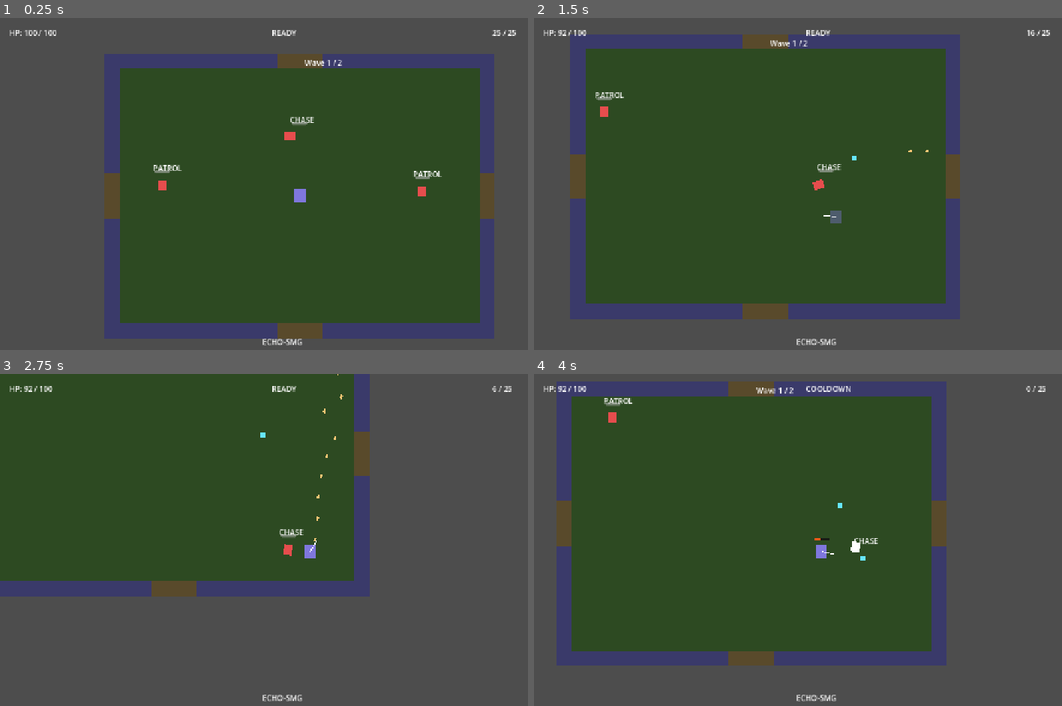
Above: before the commit, frames 1-4 (two rows, left to right).
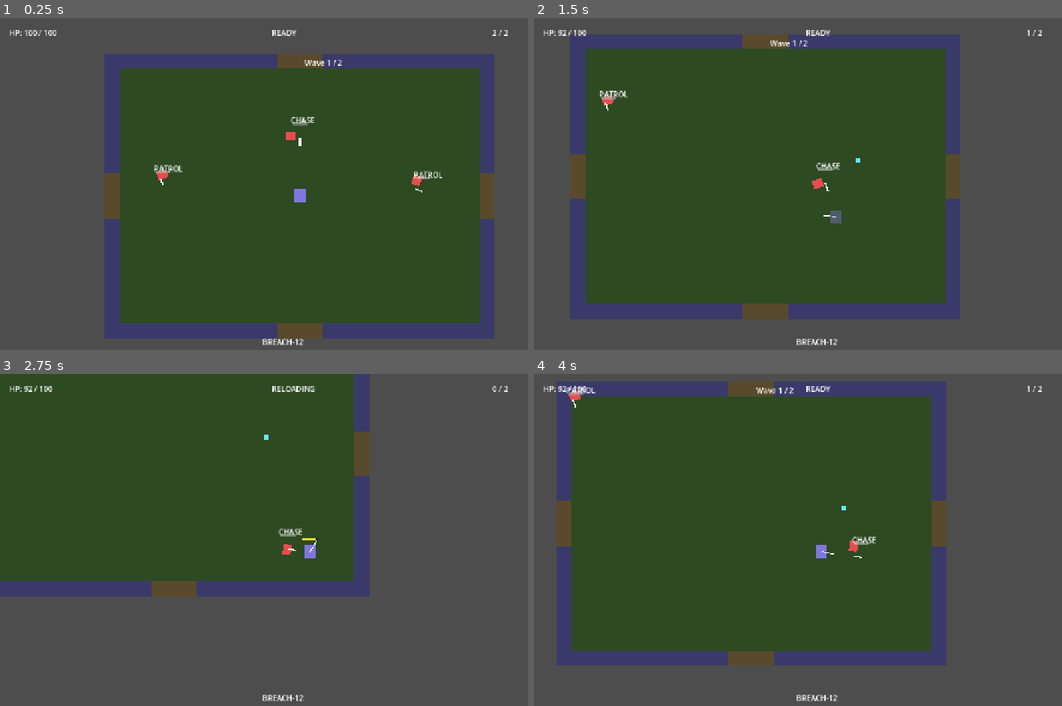
Above: after the commit, the same moments.

Repository: phanthakandt/b-bang
Game: Godot game, scene res://scenes/test_room.tscn
Two runs of this game, one before a commit and one after it. Both use one fixed random seed, a clock stepped at 60 frames per second and the inputs below.
Inputs (mouse positions are in pixels of both pictures, inside the frame that each line leads up to):
- Up to frame 1 (0.25 s): no input
- Up to frame 2 (1.5 s): move the mouse to (966, 170) at 0.52 s; press the mouse at (966, 170) at 0.53 s; hold D (move_right) 0.53-1.28 s; move the mouse to (713, 203) at 1.27 s; release the mouse at (713, 203) at 1.28 s; hold S (move_down) from 1.28 s (still down); tap Shift (dash) at 1.35 s
- Up to frame 3 (2.75 s): click (179, 559) at 1.55 s; move the mouse to (359, 466) at 2.02 s; release S (move_down) at 2.03 s; press the mouse at (359, 466) at 2.03 s; hold D (move_right) from 2.03 s (still down)
- Up to frame 4 (4 s): move the mouse to (803, 609) at 2.77 s; release D (move_right) at 2.78 s; release the mouse at (803, 609) at 2.78 s; hold W (move_up) 2.78-3.53 s; click (803, 609) at 2.85 s; move the mouse to (1014, 593) at 3.52 s; press the mouse at (1014, 593) at 3.53 s; hold A (move_left) from 3.53 s (still down); tap Shift (dash) at 3.6 s

The runs differ from the first frame. In frame 1, 0.6% of the frame differs, in the area x 29-98%, y 3-99%; in frame 2, 0.5%; in frame 3, 0.4%; in frame 4, 0.7%, in the area x 6-97%, y 3-99%.

Commit message:
แก้บัก physics-flush, room transition, enemy patrol/kiting ติดกำแพง
- defer การแก้ collision state ที่เรียกจาก physics callback (xp orb, door unlock, room loader)
- แก้กระสุนชนกันเอง, ลำดับการวาด player/room, กระสุนหายเมื่อชน xp orb
- แยกกลุ่มกระสุนผู้เล่น/ศัตรู กันศัตรูยิงโดนตัวเอง
- เพิ่ม FacingMarker และแก้ PATROL/Gunner kiting ไม่ให้เดินติดกำแพง
- อัปเดต CLAUDE.md บันทึก design decisions ที่เกี่ยวข้อง

Co-Authored-By: Claude Sonnet 4.6 <noreply@anthropic.com>

Diff:
--- a/scenes/enemies/enemy_base.gd
+++ b/scenes/enemies/enemy_base.gd
@@ -22,11 +22,15 @@
 var stun_timer: float = 0.0
 var patrol_target: Vector2
 var patrol_timer: float = 0.0
+## Set externally by whoever spawns this enemy (RoomBase.spawn_wave) to the room's
+## floor rect — zero Rect2 (the default) means "unbounded", no clamping applied.
+var patrol_bounds: Rect2 = Rect2()
 
 var _base_move_speed: float = 0.0
 var _slow_timer: float = 0.0
 
 @onready var body_rect: ColorRect = $BodyRect
+@onready var facing_marker: Line2D = $FacingMarker
 @onready var collision_shape: CollisionShape2D = $CollisionShape2D
 @onready var hurtbox: Area2D = $HurtBox
 @onready var hurtbox_shape: CollisionShape2D = $HurtBox/CollisionShape2D
@@ -100,12 +104,53 @@
 func _state_patrol(delta: float) -> void:
 	patrol_timer -= delta
 	var to_target := patrol_target - global_position
-	if to_target.length() < 4.0 or patrol_timer <= 0.0:
-		patrol_target = global_position + Vector2(randf_range(-100.0, 100.0), randf_range(-100.0, 100.0))
-		patrol_timer = randf_range(2.0, 4.0)
+	# get_slide_collision_count() reflects last physics frame's move_and_slide() —
+	# this is what actually catches "walked into a wall", regardless of why the
+	# target was unreachable (random reroll alone could still pick another bad spot).
+	if get_slide_collision_count() > 0:
+		_reverse_patrol_direction()
+		velocity = Vector2.ZERO
+	elif to_target.length() < 4.0 or patrol_timer <= 0.0:
+		_pick_patrol_target()
 		velocity = Vector2.ZERO
 	else:
-		velocity = to_target.normalized() * move_speed * 0.5
+		nav_agent.target_position = patrol_target
+		var next_pos: Vector2 = nav_agent.get_next_path_position()
+		velocity = (next_pos - global_position).normalized() * move_speed * 0.5
+		if velocity != Vector2.ZERO:
+			_face(velocity.angle())
+
+## Keeps BodyRect and FacingMarker rotated together so the white line always
+## points the direction the enemy is actually facing/moving.
+func _face(angle: float) -> void:
+	body_rect.rotation = angle
+	facing_marker.rotation = angle
+
+## A raw random offset can land outside the room (behind a wall) — clamp against the
+## room's floor rect (set by RoomBase.spawn_wave on spawn), inset by half the enemy's
+## own body so it doesn't end up pressed against the wall.
+func _pick_patrol_target() -> void:
+	var raw_target := global_position + Vector2(randf_range(-100.0, 100.0), randf_range(-100.0, 100.0))
+	patrol_target = _clamp_to_patrol_bounds(raw_target)
+	patrol_timer = randf_range(2.0, 4.0)
+
+## Reversing the *intended* heading (patrol_target - global_position) isn't reliable
+## near corners/glancing approaches — it can still point back into the same wall. Use
+## the actual collision normal Godot just computed (perpendicular, away from the
+## surface) instead — that's always correct regardless of approach angle.
+func _reverse_patrol_direction() -> void:
+	var away_dir := get_slide_collision(0).get_normal()
+	patrol_target = _clamp_to_patrol_bounds(global_position + away_dir * 100.0)
+	patrol_timer = randf_range(2.0, 4.0)
+
+func _clamp_to_patrol_bounds(point: Vector2) -> Vector2:
+	if patrol_bounds.size == Vector2.ZERO:
+		return point
+	var margin: float = maxf(body_size.x, body_size.y) * 0.5
+	return Vector2(
+		clampf(point.x, patrol_bounds.position.x + margin, patrol_bounds.end.x - margin),
+		clampf(point.y, patrol_bounds.position.y + margin, patrol_bounds.end.y - margin)
+	)
 
 func _state_chase(delta: float) -> void:
 	if player_ref == null:
@@ -116,7 +161,7 @@
 	var next_pos: Vector2 = nav_agent.get_next_path_position()
 	velocity = (next_pos - global_position).normalized() * move_speed
 	if velocity != Vector2.ZERO:
-		body_rect.rotation = velocity.angle()
+		_face(velocity.angle())
 
 	var dist := global_position.distance_to(player_ref.global_position)
 	if dist <= attack_radius:
@@ -131,7 +176,7 @@
 		state = EnemyState.PATROL
 		return
 
-	body_rect.rotation = (player_ref.global_position - global_position).angle()
+	_face((player_ref.global_position - global_position).angle())
 
 	attack_timer -= delta
 	if attack_timer <= 0.0:
@@ -201,7 +246,7 @@
 	vis.position = Vector2(-5, -5)
 	orb.add_child(vis)
 
-	get_tree().current_scene.add_child(orb)
+	get_tree().current_scene.add_child.call_deferred(orb)
 	orb.body_entered.connect(func(body: Node) -> void:
 		if body.is_in_group("player"):
 			orb.queue_free()
@@ -224,8 +269,10 @@
 ## HurtBox is the only thing bullets damage — the body's CollisionShape2D sits on
 ## collision_layer 4 (not bullets' default mask 1) so body_entered can't also fire
 ## and apply damage a second time for the same hit.
+## Checks "player_bullet" specifically (not the broader "bullet" group, which
+## enemy_bullet.gd also belongs to) so enemies don't hit themselves with their own shots.
 func _on_hurt(area: Area2D) -> void:
-	if not area.is_in_group("bullet"):
+	if not area.is_in_group("player_bullet"):
 		return
 	var dmg: float = area.damage if "damage" in area else 0.0
 	take_damage(dmg)
--- a/scenes/enemies/enemy_base.tscn
+++ b/scenes/enemies/enemy_base.tscn
@@ -28,6 +28,11 @@
 offset_right = 12.0
 offset_bottom = 14.0
 color = Color(0.88, 0.29, 0.29, 1)
+
+[node name="FacingMarker" type="Line2D" parent="."]
+points = PackedVector2Array(0, 0, 18, 0)
+width = 3.0
+default_color = Color(1, 1, 1, 1)
 
 [node name="HurtBox" type="Area2D" parent="."]
 collision_layer = 1
--- a/scenes/enemies/gunner.gd
+++ b/scenes/enemies/gunner.gd
@@ -29,14 +29,17 @@
 		nav_agent.target_position = player_ref.global_position
 		var next_pos: Vector2 = nav_agent.get_next_path_position()
 		velocity = (next_pos - global_position).normalized() * move_speed
-	elif dist < preferred_distance:
+	# get_slide_collision_count() reflects last physics frame's move_and_slide() — if
+	# retreating is blocked by a wall, dist never grows past preferred_distance, so
+	# the un-gated version below would push into the wall forever. Stand and shoot instead.
+	elif dist < preferred_distance and get_slide_collision_count() == 0:
 		velocity = (global_position - player_ref.global_position).normalized() * move_speed
 	else:
 		velocity = Vector2.ZERO
 		state = EnemyState.ATTACK
 
 	if velocity != Vector2.ZERO:
-		body_rect.rotation = (player_ref.global_position - global_position).angle()
+		_face((player_ref.global_position - global_position).angle())
 
 	if dist > detection_radius:
 		state = EnemyState.PATROL
--- a/scenes/rooms/door.gd
+++ b/scenes/rooms/door.gd
@@ -35,7 +35,7 @@
 
 func unlock() -> void:
 	is_locked = false
-	block_collision.disabled = true
+	block_collision.set_deferred("disabled", true)
 	door_visual.color = Color(0.16, 0.54, 0.29)
 
 func _on_transition_trigger_body_entered(body: Node) -> void:
--- a/scenes/rooms/room_base.gd
+++ b/scenes/rooms/room_base.gd
@@ -5,6 +5,9 @@
 const NS_GAP: Vector2 = Vector2(96.0, WALL_T)
 const EW_GAP: Vector2 = Vector2(WALL_T, 96.0)
 const ROOM_CENTER: Vector2 = Vector2(416.0, 304.0)
+# Matches the floor's NavigationPolygon rect in room_base.tscn (32,32)-(800,576) —
+# passed to spawned enemies so their PATROL wander target stays inside the room.
+const FLOOR_BOUNDS: Rect2 = Rect2(Vector2(32.0, 32.0), Vector2(768.0, 544.0))
 
 @export var room_type: String = "combat"
 @export var enemy_scenes: Array[PackedScene] = []
@@ -52,6 +55,7 @@
 			var enemy: EnemyBase = scene.instantiate()
 			enemies_node.add_child(enemy)
 			enemy.global_position = points[i].global_position
+			enemy.patrol_bounds = FLOOR_BOUNDS
 			active_enemies += 1
 
 	room_label.text = "Wave %d / %d" % [current_wave, wave_count]
--- a/scenes/rooms/room_base.tscn
+++ b/scenes/rooms/room_base.tscn
@@ -1,7 +1,12 @@
-[gd_scene load_steps=6 format=3 uid="uid://bbang_room_base_v1"]
+[gd_scene format=3 uid="uid://f4r2dg3v5420"]
 
-[ext_resource type="Script" path="res://scenes/rooms/room_base.gd" id="1_room"]
-[ext_resource type="PackedScene" uid="uid://bbang_door_v1" path="res://scenes/rooms/door.tscn" id="2_door"]
+[ext_resource type="Script" uid="uid://dbn6vyp5kac8m" path="res://scenes/rooms/room_base.gd" id="1_room"]
+[ext_resource type="PackedScene" path="res://scenes/rooms/door.tscn" id="2_door"]
+
+[sub_resource type="NavigationPolygon" id="NavigationPolygon_floor"]
+vertices = PackedVector2Array(32, 32, 800, 32, 800, 576, 32, 576)
+polygons = Array[PackedInt32Array]([PackedInt32Array(0, 1, 2, 3)])
+outlines = Array[PackedVector2Array]([PackedVector2Array(32, 32, 800, 32, 800, 576, 32, 576)])
 
 [sub_resource type="RectangleShape2D" id="RectangleShape2D_h"]
 size = Vector2(368, 32)
@@ -9,174 +14,166 @@
 [sub_resource type="RectangleShape2D" id="RectangleShape2D_v"]
 size = Vector2(32, 256)
 
-[sub_resource type="NavigationPolygon" id="NavigationPolygon_floor"]
-vertices = PackedVector2Array(32, 32, 800, 32, 800, 576, 32, 576)
-polygons = Array[PackedInt32Array]([PackedInt32Array(0, 1, 2, 3)])
-outlines = Array[PackedVector2Array]([PackedVector2Array(32, 32, 800, 32, 800, 576, 32, 576)])
-
-[node name="RoomBase" type="Node2D"]
+[node name="RoomBase" type="Node2D" unique_id=1308814953]
 script = ExtResource("1_room")
 
-[node name="Floor" type="ColorRect" parent="."]
+[node name="Floor" type="ColorRect" parent="." unique_id=1164879724]
 offset_left = 32.0
 offset_top = 32.0
 offset_right = 800.0
 offset_bottom = 576.0
-color = Color(0.176, 0.290, 0.133, 1)
+color = Color(0.176, 0.29, 0.133, 1)
 
-[node name="NavigationRegion2D" type="NavigationRegion2D" parent="."]
+[node name="NavigationRegion2D" type="NavigationRegion2D" parent="." unique_id=325011670]
 navigation_polygon = SubResource("NavigationPolygon_floor")
 
-[node name="Walls" type="Node2D" parent="."]
+[node name="Walls" type="Node2D" parent="." unique_id=1494027633]
 
-[node name="Top_Left" type="StaticBody2D" parent="Walls"]
-position = Vector2(0, 0)
+[node name="Top_Left" type="StaticBody2D" parent="Walls" unique_id=525546159]
 
-[node name="CollisionShape2D" type="CollisionShape2D" parent="Walls/Top_Left"]
+[node name="CollisionShape2D" type="CollisionShape2D" parent="Walls/Top_Left" unique_id=160943855]
 position = Vector2(184, 16)
 shape = SubResource("RectangleShape2D_h")
 
-[node name="ColorRect" type="ColorRect" parent="Walls/Top_Left"]
+[node name="ColorRect" type="ColorRect" parent="Walls/Top_Left" unique_id=189141076]
 offset_right = 368.0
 offset_bottom = 32.0
 color = Color(0.227, 0.227, 0.416, 1)
 
-[node name="Top_Right" type="StaticBody2D" parent="Walls"]
+[node name="Top_Right" type="StaticBody2D" parent="Walls" unique_id=1809810882]
 position = Vector2(464, 0)
 
-[node name="CollisionShape2D" type="CollisionShape2D" parent="Walls/Top_Right"]
+[node name="CollisionShape2D" type="CollisionShape2D" parent="Walls/Top_Right" unique_id=1343796936]
 position = Vector2(184, 16)
 shape = SubResource("RectangleShape2D_h")
 
-[node name="ColorRect" type="ColorRect" parent="Walls/Top_Right"]
+[node name="ColorRect" type="ColorRect" parent="Walls/Top_Right" unique_id=266648916]
 offset_right = 368.0
 offset_bottom = 32.0
 color = Color(0.227, 0.227, 0.416, 1)
 
-[node name="Bottom_Left" type="StaticBody2D" parent="Walls"]
+[node name="Bottom_Left" type="StaticBody2D" parent="Walls" unique_id=68065097]
 position = Vector2(0, 576)
 
-[node name="CollisionShape2D" type="CollisionShape2D" parent="Walls/Bottom_Left"]
+[node name="CollisionShape2D" type="CollisionShape2D" parent="Walls/Bottom_Left" unique_id=1798432840]
 position = Vector2(184, 16)
 shape = SubResource("RectangleShape2D_h")
 
-[node name="ColorRect" type="ColorRect" parent="Walls/Bottom_Left"]
+[node name="ColorRect" type="ColorRect" parent="Walls/Bottom_Left" unique_id=316151463]
 offset_right = 368.0
 offset_bottom = 32.0
 color = Color(0.227, 0.227, 0.416, 1)
 
-[node name="Bottom_Right" type="StaticBody2D" parent="Walls"]
+[node name="Bottom_Right" type="StaticBody2D" parent="Walls" unique_id=1133668799]
 position = Vector2(464, 576)
 
-[node name="CollisionShape2D" type="CollisionShape2D" parent="Walls/Bottom_Right"]
+[node name="CollisionShape2D" type="CollisionShape2D" parent="Walls/Bottom_Right" unique_id=803395831]
 position = Vector2(184, 16)
 shape = SubResource("RectangleShape2D_h")
 
-[node name="ColorRect" type="ColorRect" parent="Walls/Bottom_Right"]
+[node name="ColorRect" type="ColorRect" parent="Walls/Bottom_Right" unique_id=279009723]
 offset_right = 368.0
 offset_bottom = 32.0
 color = Color(0.227, 0.227, 0.416, 1)
 
-[node name="Left_Top" type="StaticBody2D" parent="Walls"]
-position = Vector2(0, 0)
+[node name="Left_Top" type="StaticBody2D" parent="Walls" unique_id=1725961776]
 
-[node name="CollisionShape2D" type="CollisionShape2D" parent="Walls/Left_Top"]
+[node name="CollisionShape2D" type="CollisionShape2D" parent="Walls/Left_Top" unique_id=407019110]
 position = Vector2(16, 128)
 shape = SubResource("RectangleShape2D_v")
 
-[node name="ColorRect" type="ColorRect" parent="Walls/Left_Top"]
+[node name="ColorRect" type="ColorRect" parent="Walls/Left_Top" unique_id=482021298]
 offset_right = 32.0
 offset_bottom = 256.0
 color = Color(0.227, 0.227, 0.416, 1)
 
-[node name="Left_Bottom" type="StaticBody2D" parent="Walls"]
+[node name="Left_Bottom" type="StaticBody2D" parent="Walls" unique_id=1228043333]
 position = Vector2(0, 352)
 
-[node name="CollisionShape2D" type="CollisionShape2D" parent="Walls/Left_Bottom"]
+[node name="CollisionShape2D" type="CollisionShape2D" parent="Walls/Left_Bottom" unique_id=869142701]
 position = Vector2(16, 128)
 shape = SubResource("RectangleShape2D_v")
 
-[node name="ColorRect" type="ColorRect" parent="Walls/Left_Bottom"]
+[node name="ColorRect" type="ColorRect" parent="Walls/Left_Bottom" unique_id=947130549]
 offset_right = 32.0
 offset_bottom = 256.0
 color = Color(0.227, 0.227, 0.416, 1)
 
-[node name="Right_Top" type="StaticBody2D" parent="Walls"]
+[node name="Right_Top" type="StaticBody2D" parent="Walls" unique_id=581570824]
 position = Vector2(800, 0)
 
-[node name="CollisionShape2D" type="CollisionShape2D" parent="Walls/Right_Top"]
+[node name="CollisionShape2D" type="CollisionShape2D" parent="Walls/Right_Top" unique_id=1226087214]
 position = Vector2(16, 128)
 shape = SubResource("RectangleShape2D_v")
 
-[node name="ColorRect" type="ColorRect" parent="Walls/Right_Top"]
+[node name="ColorRect" type="ColorRect" parent="Walls/Right_Top" unique_id=1841806736]
 offset_right = 32.0
 offset_bottom = 256.0
 color = Color(0.227, 0.227, 0.416, 1)
 
-[node name="Right_Bottom" type="StaticBody2D" parent="Walls"]
+[node name="Right_Bottom" type="StaticBody2D" parent="Walls" unique_id=184564109]
 position = Vector2(800, 352)
 
-[node name="CollisionShape2D" type="CollisionShape2D" parent="Walls/Right_Bottom"]
+[node name="CollisionShape2D" type="CollisionShape2D" parent="Walls/Right_Bottom" unique_id=1377829154]
 position = Vector2(16, 128)
 shape = SubResource("RectangleShape2D_v")
 
-[node name="ColorRect" type="ColorRect" parent="Walls/Right_Bottom"]
+[node name="ColorRect" type="ColorRect" parent="Walls/Right_Bottom" unique_id=762618493]
 offset_right = 32.0
 offset_bottom = 256.0
 color = Color(0.227, 0.227, 0.416, 1)
 
-[node name="EnemySpawnPoints" type="Node2D" parent="."]
+[node name="EnemySpawnPoints" type="Node2D" parent="." unique_id=441553487]
 
-[node name="SpawnPoint_1" type="Marker2D" parent="EnemySpawnPoints"]
+[node name="SpawnPoint_1" type="Marker2D" parent="EnemySpawnPoints" unique_id=572420175]
 position = Vector2(132, 132)
 
-[node name="SpawnPoint_2" type="Marker2D" parent="EnemySpawnPoints"]
+[node name="SpawnPoint_2" type="Marker2D" parent="EnemySpawnPoints" unique_id=440641265]
 position = Vector2(416, 132)
 
-[node name="SpawnPoint_3" type="Marker2D" parent="EnemySpawnPoints"]
+[node name="SpawnPoint_3" type="Marker2D" parent="EnemySpawnPoints" unique_id=829823196]
 position = Vector2(700, 132)
 
-[node name="SpawnPoint_4" type="Marker2D" parent="EnemySpawnPoints"]
+[node name="SpawnPoint_4" type="Marker2D" parent="EnemySpawnPoints" unique_id=1405293598]
 position = Vector2(132, 304)
 
-[node name="SpawnPoint_5" type="Marker2D" parent="EnemySpawnPoints"]
+[node name="SpawnPoint_5" type="Marker2D" parent="EnemySpawnPoints" unique_id=1932262249]
 position = Vector2(700, 304)
 
-[node name="SpawnPoint_6" type="Marker2D" parent="EnemySpawnPoints"]
+[node name="SpawnPoint_6" type="Marker2D" parent="EnemySpawnPoints" unique_id=1027781582]
 position = Vector2(132, 476)
 
-[node name="SpawnPoint_7" type="Marker2D" parent="EnemySpawnPoints"]
+[node name="SpawnPoint_7" type="Marker2D" parent="EnemySpawnPoints" unique_id=782455065]
 position = Vector2(416, 476)
 
-[node name="SpawnPoint_8" type="Marker2D" parent="EnemySpawnPoints"]
+[node name="SpawnPoint_8" type="Marker2D" parent="EnemySpawnPoints" unique_id=605415745]
 position = Vector2(700, 476)
 
-[node name="Enemies" type="Node2D" parent="."]
+[node name="Enemies" type="Node2D" parent="." unique_id=2021128457]
 
-[node name="Loot" type="Node2D" parent="."]
+[node name="Loot" type="Node2D" parent="." unique_id=158454571]
 
-[node name="Doors" type="Node2D" parent="."]
+[node name="Doors" type="Node2D" parent="." unique_id=338415168]
 
-[node name="Door_North" parent="Doors" instance=ExtResource("2_door")]
+[node name="Door_North" parent="Doors" unique_id=1659242630 instance=ExtResource("2_door")]
 position = Vector2(416, 16)
-direction = "north"
 
-[node name="Door_South" parent="Doors" instance=ExtResource("2_door")]
+[node name="Door_South" parent="Doors" unique_id=868478851 instance=ExtResource("2_door")]
 position = Vector2(416, 592)
 direction = "south"
 
-[node name="Door_East" parent="Doors" instance=ExtResource("2_door")]
+[node name="Door_East" parent="Doors" unique_id=319799960 instance=ExtResource("2_door")]
 position = Vector2(816, 304)
 direction = "east"
 
-[node name="Door_West" parent="Doors" instance=ExtResource("2_door")]
+[node name="Door_West" parent="Doors" unique_id=1204039262 instance=ExtResource("2_door")]
 position = Vector2(16, 304)
 direction = "west"
 
-[node name="RoomLabel" type="Label" parent="."]
+[node name="RoomLabel" type="Label" parent="." unique_id=1605267623]
 offset_left = 366.0
 offset_top = 8.0
 offset_right = 566.0
 offset_bottom = 28.0
+text = "Wave 0 / 0"
 horizontal_alignment = 1
-text = "Wave 0 / 0"
--- a/scenes/test_room.gd
+++ b/scenes/test_room.gd
@@ -18,7 +18,7 @@
 	EventBus.player_died.connect(_on_player_died)
 
 	_wh = $Player/GunPivot
-	var weapon: WeaponData = load("res://resources/weapons/echo_smg.tres")
+	var weapon: WeaponData = load("res://resources/weapons/breach_12.tres")
 	_wh.load_weapon(weapon)
 	weapon_label.text = weapon.weapon_name
 
--- a/scenes/test_room.tscn
+++ b/scenes/test_room.tscn
@@ -1,56 +1,53 @@
 [gd_scene format=3 uid="uid://d344pl5iqhpdu"]
 
-[ext_resource type="Script" path="res://scenes/test_room.gd" id="1_tr"]
+[ext_resource type="Script" uid="uid://cin841h18domf" path="res://scenes/test_room.gd" id="1_tr"]
 [ext_resource type="PackedScene" uid="uid://bnjub852sncoq" path="res://scenes/player/player.tscn" id="2_player"]
-[ext_resource type="PackedScene" uid="uid://bbang_room_base_v1" path="res://scenes/rooms/room_base.tscn" id="3_room"]
-[ext_resource type="PackedScene" uid="uid://bbang_runner_v1" path="res://scenes/enemies/runner.tscn" id="4_runner"]
-[ext_resource type="PackedScene" uid="uid://bbang_gunner_v1" path="res://scenes/enemies/gunner.tscn" id="5_gunner"]
+[ext_resource type="PackedScene" uid="uid://f4r2dg3v5420" path="res://scenes/rooms/room_base.tscn" id="3_room"]
+[ext_resource type="PackedScene" path="res://scenes/enemies/runner.tscn" id="4_runner"]
+[ext_resource type="PackedScene" path="res://scenes/enemies/gunner.tscn" id="5_gunner"]
 
-[node name="TestRoom" type="Node2D"]
+[node name="TestRoom" type="Node2D" unique_id=1453501567]
 script = ExtResource("1_tr")
 
-[node name="RoomBase" parent="." instance=ExtResource("3_room")]
+[node name="RoomBase" parent="." unique_id=905723304 instance=ExtResource("3_room")]
 enemy_scenes = Array[PackedScene]([ExtResource("4_runner"), ExtResource("5_gunner")])
-wave_count = 2
-enemies_per_wave = 3
 
-[node name="Player" parent="." instance=ExtResource("2_player")]
+[node name="Player" parent="." unique_id=1418749743 instance=ExtResource("2_player")]
 position = Vector2(416, 304)
 
-[node name="HUD_placeholder" type="CanvasLayer" parent="."]
+[node name="HUD_placeholder" type="CanvasLayer" parent="." unique_id=2025100836]
 
-[node name="HPLabel" type="Label" parent="HUD_placeholder"]
+[node name="HPLabel" type="Label" parent="HUD_placeholder" unique_id=1561351020]
 offset_left = 20.0
 offset_top = 20.0
 offset_right = 320.0
 offset_bottom = 50.0
 text = "HP: 100 / 100"
 
-[node name="AmmoLabel" type="Label" parent="HUD_placeholder"]
+[node name="AmmoLabel" type="Label" parent="HUD_placeholder" unique_id=1429535405]
 offset_left = 1050.0
 offset_top = 20.0
 offset_right = 1260.0
 offset_bottom = 50.0
 text = "30 / 30"
 
-[node name="StateLabel" type="Label" parent="HUD_placeholder"]
+[node name="StateLabel" type="Label" parent="HUD_placeholder" unique_id=855684158]
 offset_left = 580.0
 offset_top = 20.0
 offset_right = 760.0
 offset_bottom = 50.0
 text = "READY"
 
-[node name="WeaponLabel" type="Label" parent="HUD_placeholder"]
+[node name="WeaponLabel" type="Label" parent="HUD_placeholder" unique_id=1637430904]
 offset_left = 560.0
 offset_top = 680.0
 offset_right = 760.0
 offset_bottom = 710.0
 text = "AK-IRON"
 
-[node name="RoomStateLabel" type="Label" parent="HUD_placeholder"]
+[node name="RoomStateLabel" type="Label" parent="HUD_placeholder" unique_id=1527216955]
 offset_left = 440.0
 offset_top = 50.0
 offset_right = 840.0
 offset_bottom = 80.0
 horizontal_alignment = 1
-text = ""
--- a/scenes/weapons/bullet.gd
+++ b/scenes/weapons/bullet.gd
@@ -6,6 +6,7 @@
 
 func _ready() -> void:
 	add_to_group("bullet")
+	add_to_group("player_bullet")
 	body_entered.connect(_on_body_entered)
 	area_entered.connect(_on_area_entered)
 	get_tree().create_timer(lifetime).timeout.connect(queue_free)
@@ -22,7 +23,7 @@
 	queue_free()
 
 func _on_area_entered(area: Node) -> void:
-	if area.is_in_group("player") or area.is_in_group("bullet"):
+	if area.is_in_group("player") or area.is_in_group("bullet") or area.is_in_group("xp_orb"):
 		return
 	if area.has_method("take_damage"):
 		area.take_damage(int(damage))
--- a/systems/room_loader.gd
+++ b/systems/room_loader.gd
@@ -12,14 +12,27 @@
 const PLAYER_SPAWN_POS: Vector2 = Vector2(416, 304)
 
 func load_next_room() -> void:
+	call_deferred("_do_load_next_room")
+
+## Callers reach load_next_room() from physics callbacks (door trigger body_entered),
+## so the actual scene-tree mutation must be deferred past the query flush.
+func _do_load_next_room() -> void:
 	if current_room:
 		current_room.queue_free()
+
+	# xp_orb nodes are spawned directly under current_scene (not parented to the
+	# room), so queue_free()-ing current_room above doesn't clean them up.
+	for orb in get_tree().get_nodes_in_group("xp_orb"):
+		orb.queue_free()
 
 	var is_boss := rooms_completed >= 4
 	var next_scene: PackedScene = BOSS_ROOM_SCENE if is_boss else room_scenes[randi() % room_scenes.size()]
 
 	current_room = next_scene.instantiate()
 	get_tree().current_scene.add_child(current_room)
+	# Sibling draw order in 2D is tree order — push the room to index 0 so
+	# Player (and anything else added after it) keeps drawing on top.
+	get_tree().current_scene.move_child(current_room, 0)
 
 	if current_room is RoomBase:
 		var room := current_room as RoomBase
Not shown, added: scenes/enemies/enemy_base.gd.uid
Not shown, added: scenes/enemies/gunner.gd.uid
Not shown, added: scenes/enemies/runner.gd.uid
Not shown, added: scenes/rooms/boss_room.gd.uid
Not shown, added: scenes/rooms/door.gd.uid
Not shown, added: scenes/rooms/room_base.gd.uid
Not shown, added: scenes/weapons/enemy_bullet.gd.uid
Not shown, added: systems/room_loader.gd.uid
Not shown, changed: CLAUDE.md
